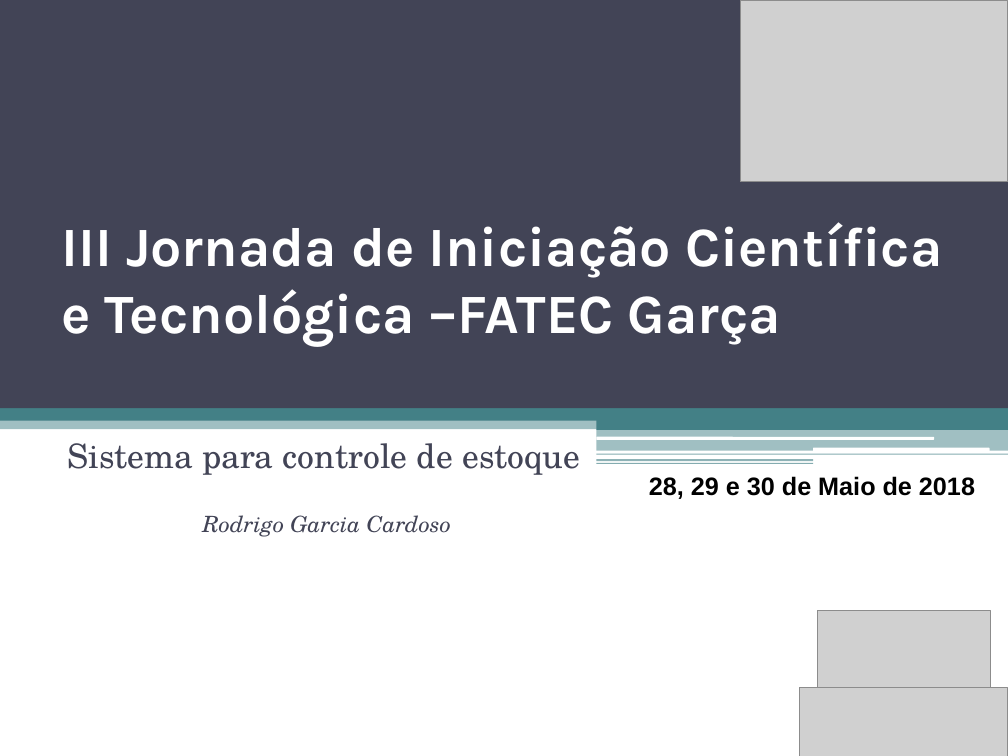
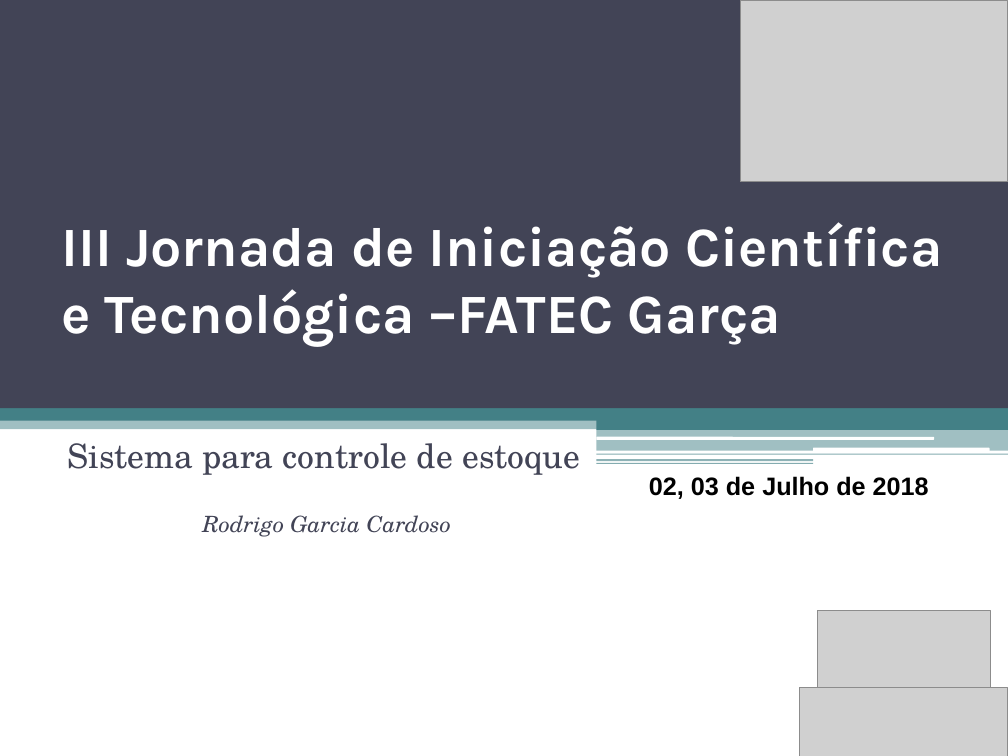
Before and after one commit to Cardoso976/V-Termo, a slide deck: slide 9 of TCC/III Jornada de Iniciação Científica e Tecnológica Tempate–2018.pptx. Drawn at 1008x756 pixels with LibreOffice and Linux fonts; fonts in the diff are those of the drawing; grey boxes stand for pictures. Boxes give left, top, right and bottom in pixels: in the first picture for what was removed or moved away, otherwise in the second. Text is boxed around its words. In the diff, an @@ line names an element or a change of style, - is before the commit and + after.

```diff
--- a/TCC/III Jornada de Iniciação Científica e Tecnológica Tempate–2018.pptx
+++ b/TCC/III Jornada de Iniciação Científica e Tecnológica Tempate–2018.pptx
@@ text at <box>649,476,929,499</box>: text changed @@
-28, 29 e 30 de Maio de 2018
+02, 03 de Julho de 2018
```
Also in this commit, not shown: 2 other slides changed, 1 other file.
